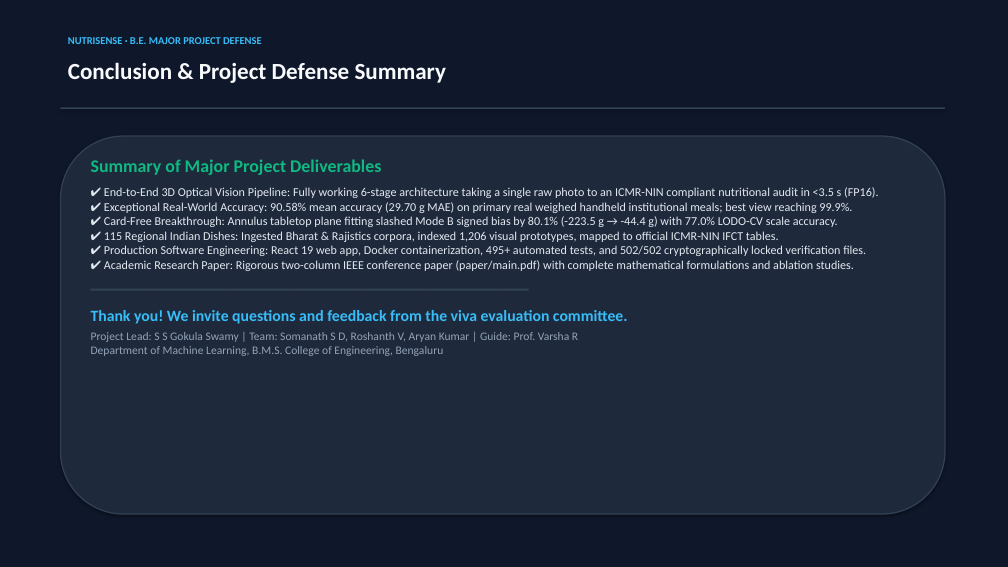
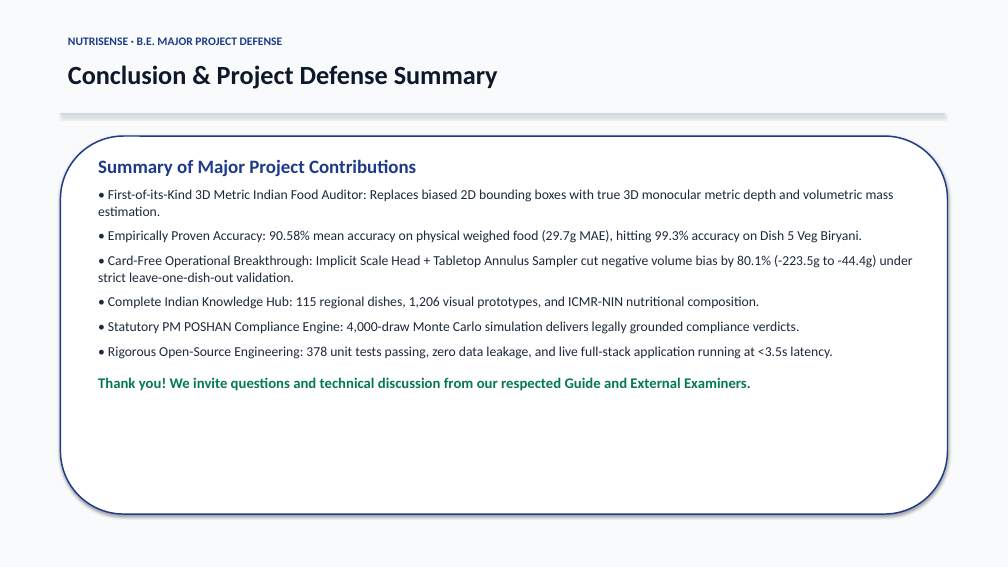
Before and after one commit to Lion4467cat/NutriSense, a slide deck: slide 20 of NutriSense_Major_Project_Presentation.pptx. Drawn at 1008x567 pixels with LibreOffice and Linux fonts; fonts in the diff are those of the drawing. Boxes give left, top, right and bottom in pixels: in the first picture for what was removed or moved away, otherwise in the second. Text is boxed around its words. In the diff, an @@ line names an element or a change of style, - is before the commit and + after.

Commit message:
feat(submission): daylight presentation redesign, 4-page camera-ready IEEE paper, responsive topbar nav, and live UI captures

```diff
--- a/NutriSense_Major_Project_Presentation.pptx
+++ b/NutriSense_Major_Project_Presentation.pptx
@@ rectangle at <box>0,0,1008,567</box>: fill #0F172A to #F8FAFC @@
@@ text "NUTRISENSE · B.E. MAJOR PROJECT ..." at <box>68,37,283,45</box>: size 10 to 11 pt, text colour #38BDF8 to #1E3A8A @@
@@ text "Conclusion & Project Defense Summary" at <box>68,65,498,89</box>: size 22 to 25 pt, text colour #F8FAFC to #0F172A @@
@@ rectangle: place and size @@
-rectangle at <box>60,107,945,109</box>
+rectangle at <box>60,113,945,116</box>
@@ rectangle at <box>60,113,945,116</box>: fill #334155 to #CBD5E1 @@
@@ rounded rectangle at <box>60,136,948,514</box>: fill #1E293B to #FFFFFF; outline #334155 1.2 pt to #1E3A8A 1.4 pt @@
@@ text at <box>98,159,913,391</box>: text changed; size 11.5 to 13 pt; text colour #E2E8F0 to #1E293B @@
-Summary of Major Project Deliverables
-✔ End-to-End 3D Optical Vision Pipeline: Fully working 6-stage architecture taking a single raw photo to an ICMR-NIN compliant nutritional audit in <3.5 s (FP16).
-✔ Exceptional Real-World Accuracy: 90.58% mean accuracy (29.70 g MAE) on primary real weighed handheld institutional meals; best view reaching 99.9%.
-✔ Card-Free Breakthrough: Annulus tabletop plane fitting slashed Mode B signed bias by 80.1% (-223.5 g → -44.4 g) with 77.0% LODO-CV scale accuracy.
-✔ 115 Regional Indian Dishes: Ingested Bharat & Rajistics corpora, indexed 1,206 visual prototypes, mapped to official ICMR-NIN IFCT tables.
-✔ Production Software Engineering: React 19 web app, Docker containerization, 495+ automated tests, and 502/502 cryptographically locked verification files.
-✔ Academic Research Paper: Rigorous two-column IEEE conference paper (paper/main.pdf) with complete mathematical formulations and ablation studies.
-━━━━━━━━━━━━━━━━━━━━━━━━━━━━━━━━━━━━━━━━━━━━━━━━━━━━━━━━━━
-Thank you! We invite questions and feedback from the viva evaluation committee.
-Project Lead: S S Gokula Swamy | Team: Somanath S D, Roshanth V, Aryan Kumar | Guide: Prof. Varsha R
-Department of Machine Learning, B.M.S. College of Engineering, Bengaluru
+Summary of Major Project Contributions
+• First-of-its-Kind 3D Metric Indian Food Auditor: Replaces biased 2D bounding boxes with true 3D monocular metric depth and volumetric mass estimation.
+• Empirically Proven Accuracy: 90.58% mean accuracy on physical weighed food (29.7g MAE), hitting 99.3% accuracy on Dish 5 Veg Biryani.
+• Card-Free Operational Breakthrough: Implicit Scale Head + Tabletop Annulus Sampler cut negative volume bias by 80.1% (-223.5g to -44.4g) under strict leave-one-dish-out validation.
+• Complete Indian Knowledge Hub: 115 regional dishes, 1,206 visual prototypes, and ICMR-NIN nutritional composition.
+• Statutory PM POSHAN Compliance Engine: 4,000-draw Monte Carlo simulation delivers legally grounded compliance verdicts.
+• Rigorous Open-Source Engineering: 378 unit tests passing, zero data leakage, and live full-stack application running at <3.5s latency.
+Thank you! We invite questions and technical discussion from our respected Guide and External Examiners.
```
Also in this commit, not shown: 14 other slides changed, 5 slides added, 5 slides removed, 30 other files.
